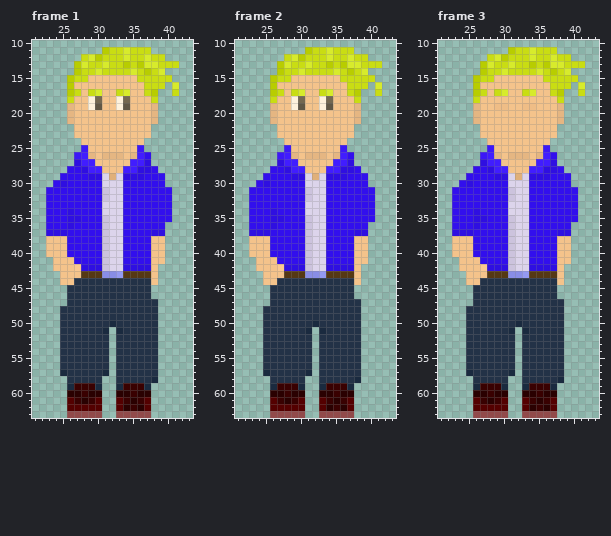
Edited in one commit: pixel-art file (Assets/art/MainCharacters/Liam/liamIdleD.aseprite). Above: the version before the commit.
64x64 pixels, 3 frames. Pixels under 10% opacity are left out. Colours within 5 levels of each other are drawn and written as one. Shown: frame 1: x 21..43, y 10..63; frame 2: x 21..43, y 10..63; frame 3: x 21..43, y 10..63.
And afterwards:
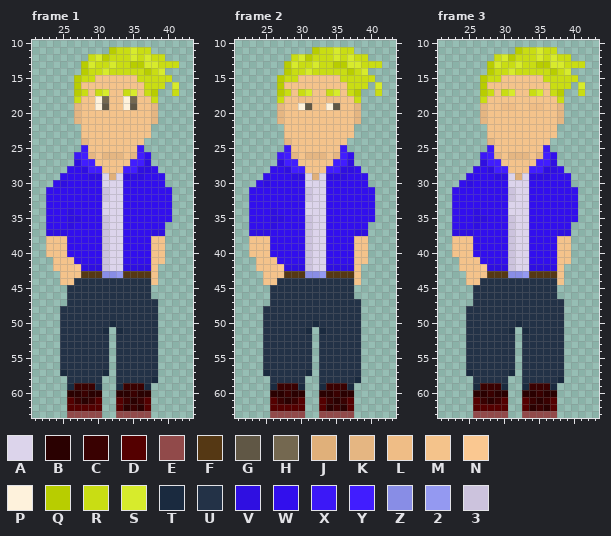
Palette (. is transparent): A #dcd4eb  B #2a0101  C #390101  D #540000  E #914a4a  F #553814  G #605745  H #746850  J #e0b07a  K #e5b682  L #efbd86  M #f4c38b  N #fac891  P #fef2dc  Q #b8cd00  R #c9dd13  S #d7eb2c  T #1a2a3f  U #233247  V #2f0fe1  W #320fed  X #3c18f7  Y #411dff  Z #888de6  2 #9499f1  3 #ccc3dd
Edits made:
Frame 1:
y 11: x 31..32 QR -> .Q; x 34..35 SR -> RS
y 12: x 28..31 RSQR -> .RSQ; x 34..35 SR -> RS
y 13: x 27..29 QSR -> .QS; x 31..32 SR -> RS; x 34..35 QR -> RQ
y 14: x 27..28 QR -> .Q; x 30..31 SR -> RS; x 35 S -> R
y 15: x 26..27 QR -> .Q; x 29 M -> R
y 16: x 26..27 QM -> .Q
y 17: x 26..31 QRMRSM -> .QRMRS; x 33..35 RSM -> MRS
y 18: x 26..27 RM -> .R; x 29..31 PHM -> MPH; x 33..35 PHM -> MPH
y 19: x 26..27 KM -> .K; x 29..31 PGM -> MPG; x 33..35 PGM -> MPG
y 20..21: x 26..27 KM -> .K
y 22..23: x 27 M -> .
y 24: x 28 M -> K
Frame 2:
y 11: x 31..32 QR -> .Q; x 34..35 SR -> RS
y 12: x 28..31 RSQR -> .RSQ; x 34..35 SR -> RS
y 13: x 27..29 QSR -> .QS; x 31..32 SR -> RS; x 34..35 QR -> RQ
y 14: x 27..28 QR -> .Q; x 30..31 SR -> RS; x 35 S -> R
y 15: x 26..27 QR -> .Q; x 29 M -> R
y 16: x 26..27 QM -> .Q
y 17: x 26..31 QRMRSM -> .QRMRS; x 33..35 RSM -> MRS
y 18: x 26..27 RM -> .R; x 29..31 PHM -> MLL; x 33..35 PHM -> MLL
y 19: x 26..27 KM -> .K; x 29..31 PGM -> MPG; x 33..35 PGM -> MPG
y 20..21: x 26..27 KM -> .K
y 22..23: x 27 M -> .
y 24: x 28 M -> K
Frame 3:
y 11: x 31..32 QR -> .Q; x 34..35 SR -> RS
y 12: x 28..31 RSQR -> .RSQ; x 34..35 SR -> RS
y 13: x 27..29 QSR -> .QS; x 31..32 SR -> RS; x 34..35 QR -> RQ
y 14: x 27..28 QR -> .Q; x 30..31 SR -> RS; x 35 S -> R
y 15: x 26..27 QR -> .Q; x 29 M -> R
y 16: x 26..27 QM -> .Q
y 17: x 26..31 QRMRSM -> .QRMRS; x 33..35 RSM -> MRS
y 18: x 26..27 RM -> .R
y 19: x 26..27 KM -> .K; x 29 L -> M; x 31 M -> L; x 33 L -> M; x 35 M -> L
y 20..21: x 26..27 KM -> .K
y 22..23: x 27 M -> .
y 24: x 28 M -> K
Pixel boxes of the changes (left, top, right, bottom) in both pictures:
changed: (67, 47, 137, 145)
changed: (270, 47, 340, 145)
changed: (473, 47, 543, 145)
